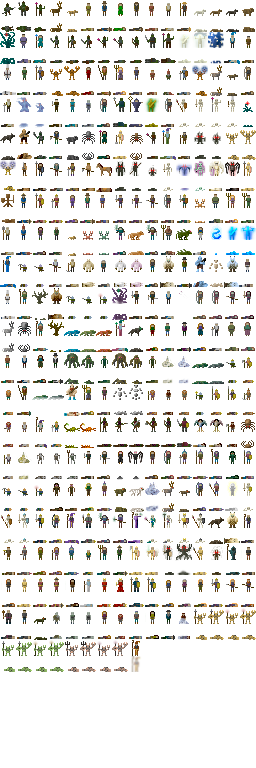
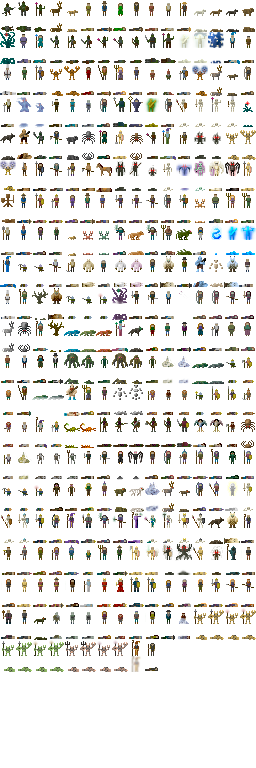
The second (256, 768) image is a revision of the first. Changes to its layers:
painted on "Background" over [145, 643, 158, 671]
